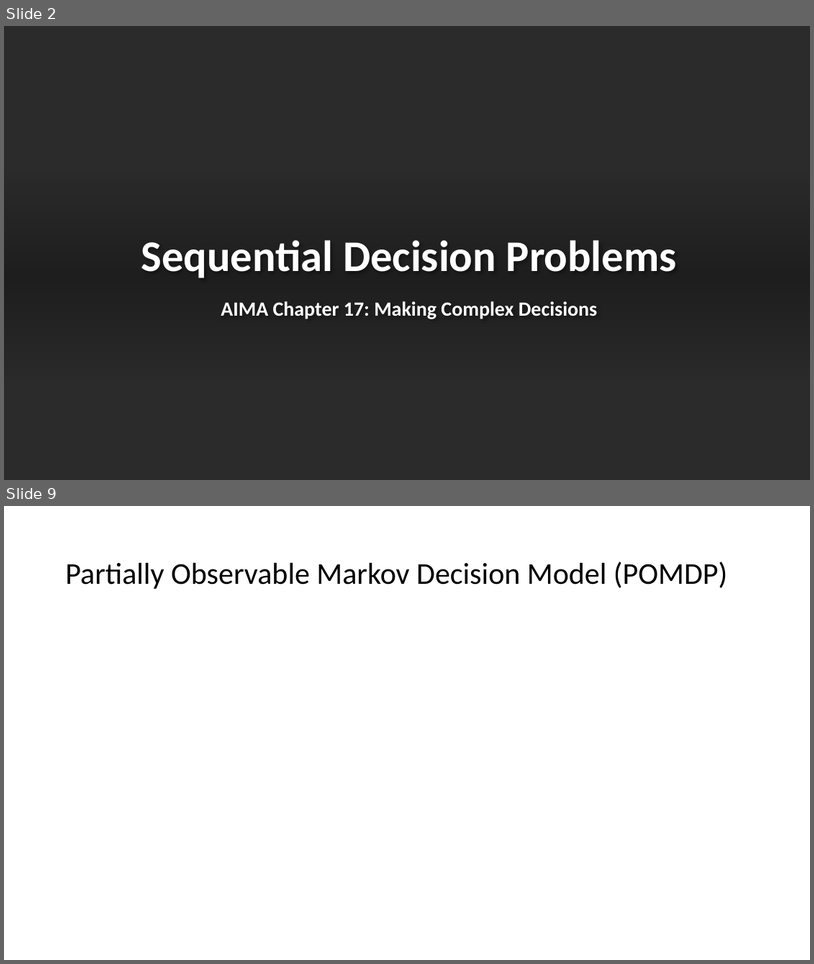
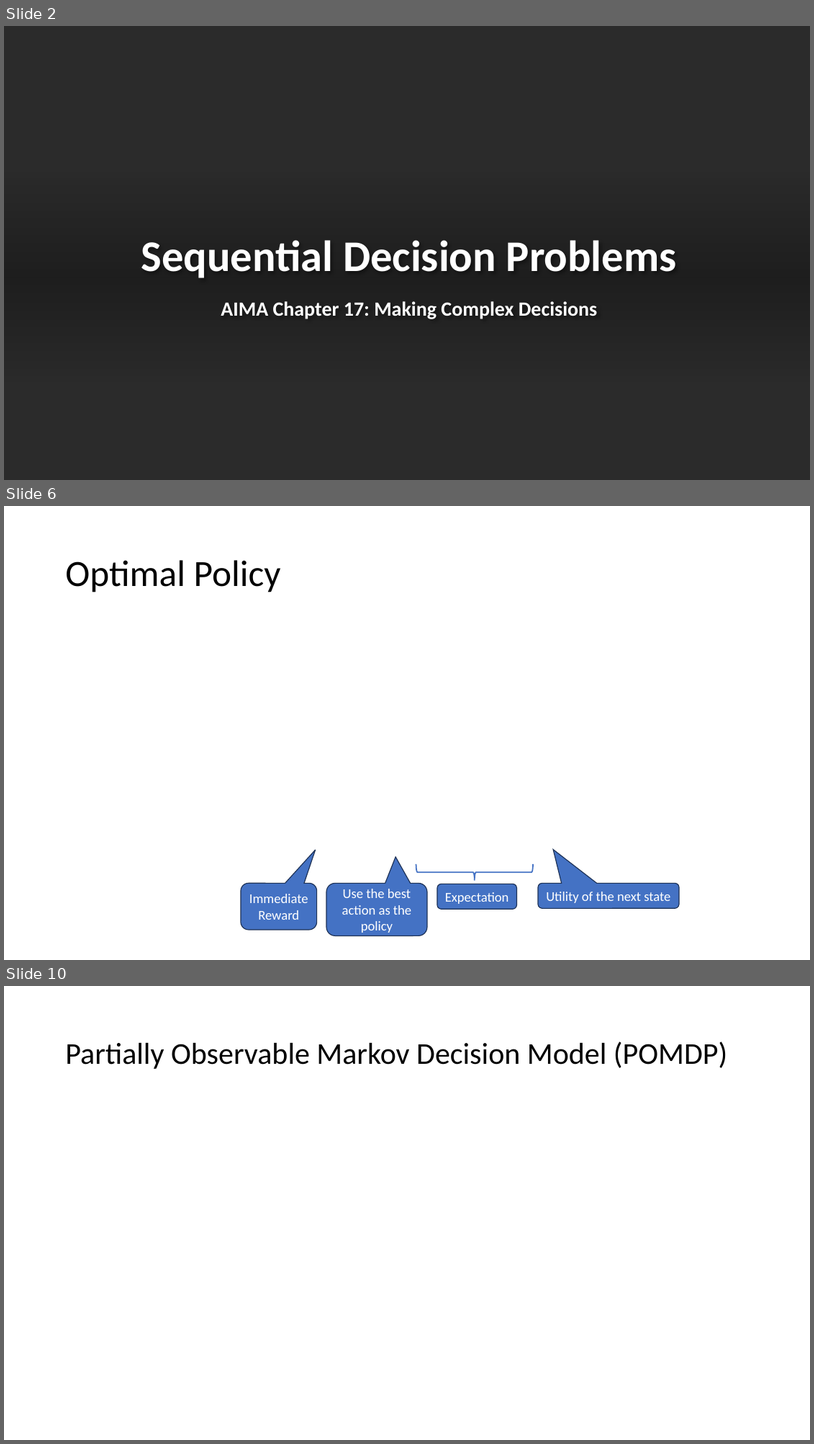
Before and after one commit to mhahsler/CS7320-AI, a slide deck: slides/22_Reinforcement_Learning.pptx. Shown one above the other, each under a label of ours: slides 2 and 9 before the commit, slides 2, 6 and 10 after it; the slides between them are not shown. The pictures are 814x964 and 814x1444 pixels, drawn with LibreOffice and Linux fonts; fonts in the diff are those of the drawing; grey boxes stand for pictures; background and template pictures are left out; a plain dark background stands for a picture behind light text. Boxes give left, top, right and bottom in pixels: in the first picture for what was removed or moved away, otherwise in the second. Text is boxed around its words. In the diff, an @@ line names an element or a change of style, - is before the commit and + after.

```diff
--- a/slides/22_Reinforcement_Learning.pptx
+++ b/slides/22_Reinforcement_Learning.pptx
@@ slide 6 added at (4,506,810,960), background #FFFFFF @@
@@ title added at (65,560,281,592), 44 pt, text #000000 @@
+Optimal Policy
@@ right brace added at (417,864,533,880), outline #4472C4 1.5 pt @@
@@ rounded speech box added at (241,883,317,929), fill #4472C4, outline #1E3256 1 pt, 16 pt, text #FFFFFF @@
+Immediate Reward
@@ rounded speech box added at (327,883,427,936), fill #4472C4, outline #1E3256 1 pt, 16 pt, text #FFFFFF @@
+Use the best action as the policy
@@ rounded rectangle added at (437,883,517,909), fill #4472C4, outline #1E3256 1 pt, 16 pt, text #FFFFFF @@
+Expectation
@@ rounded speech box added at (538,883,679,908), fill #4472C4, outline #1E3256 1 pt, 16 pt, text #FFFFFF @@
+Utility of the next state
@@ what was slide 9 is now slide 10 @@
```
Also in this commit, not shown: 8 slides changed, 1 other slide added, 1 slide removed, 1 other file.
